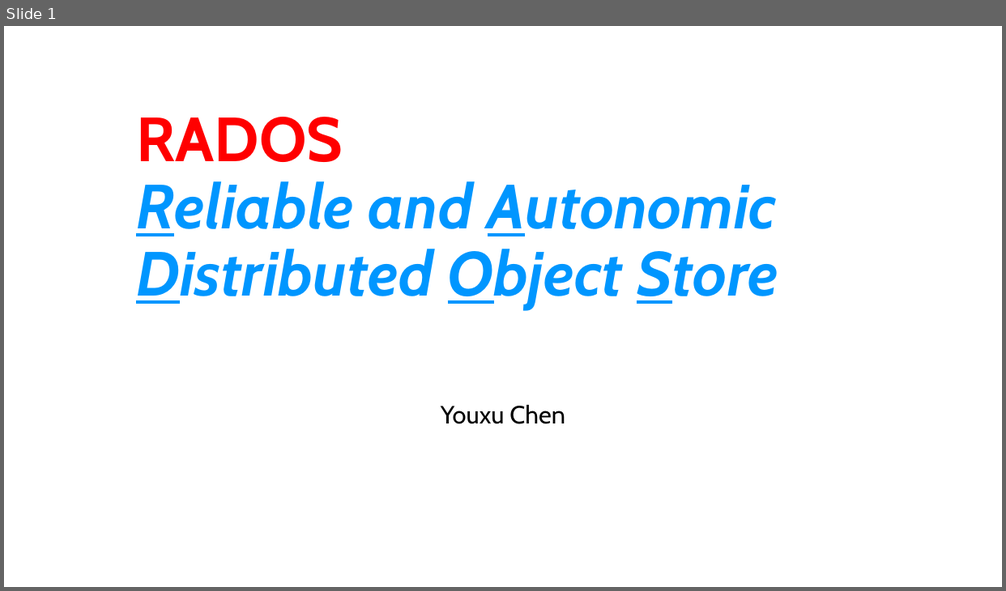
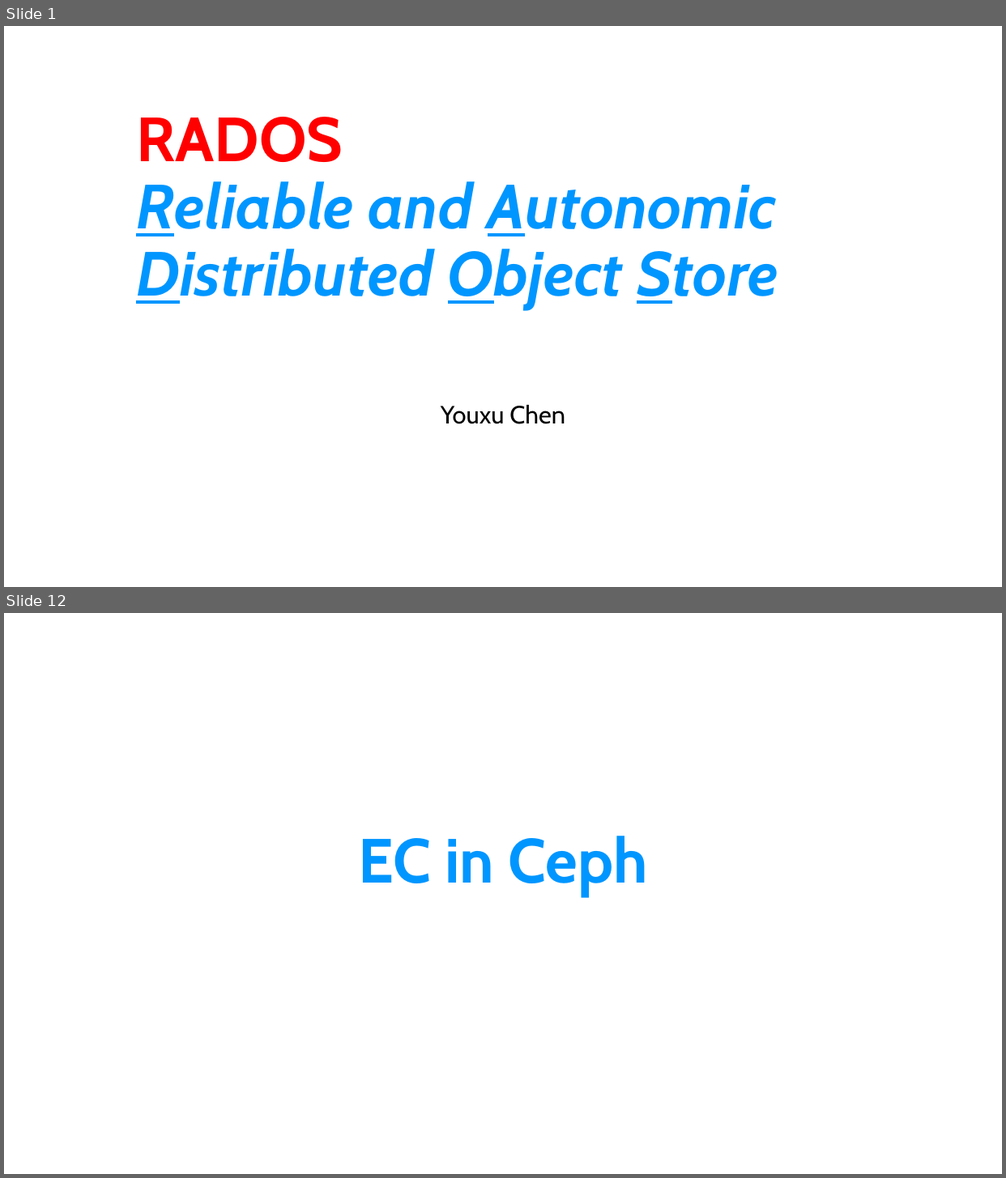
Before and after one commit to Youxu-Chen/Document-Ceph, a slide deck: RADOS.pptx. Shown one above the other, each under a label of ours: slide 1 before the commit, slides 1 and 12 after it; the slides between them are not shown. The pictures are 1006x591 and 1006x1178 pixels, drawn with LibreOffice and Linux fonts; fonts in the diff are those of the drawing. Boxes give left, top, right and bottom in pixels: in the first picture for what was removed or moved away, otherwise in the second. Text is boxed around its words. In the diff, an @@ line names an element or a change of style, - is before the commit and + after.

```diff
--- a/RADOS.pptx
+++ b/RADOS.pptx
@@ slide 12 added at (x1=4, y1=613, x2=1002, y2=1174), background #FFFFFF @@
@@ title added at (x1=358, y1=836, x2=648, y2=897), 60 pt, text #0096FF, bold @@
+EC in Ceph
```
Also in this commit, not shown: 6 slides changed, 12 other slides added, 2 slides removed, 1 other file.
